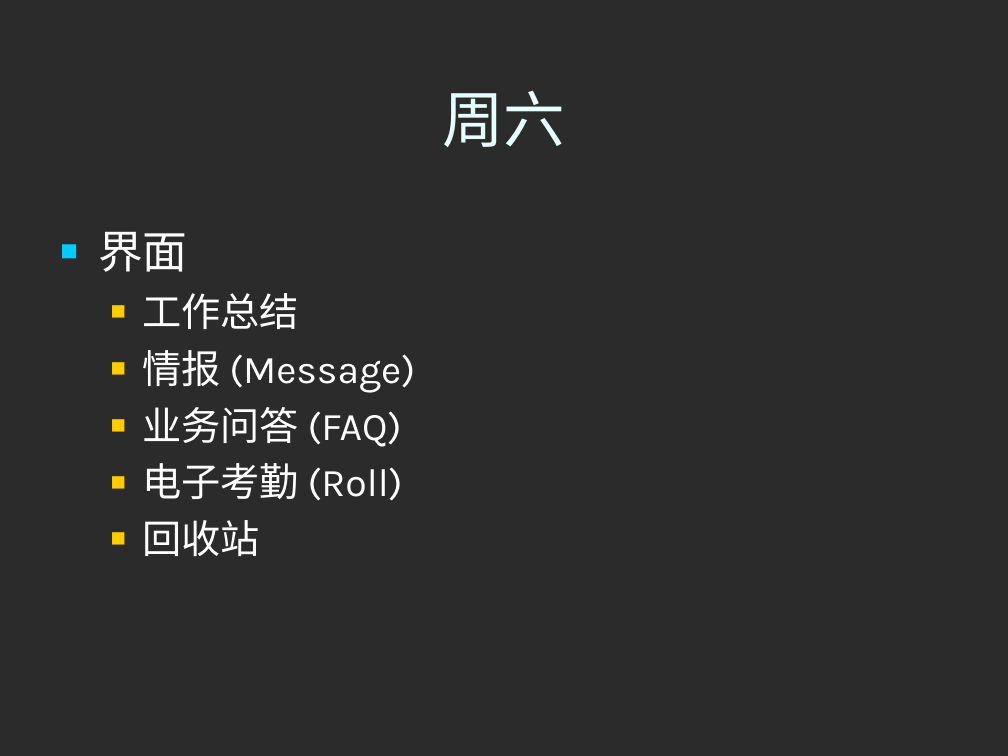
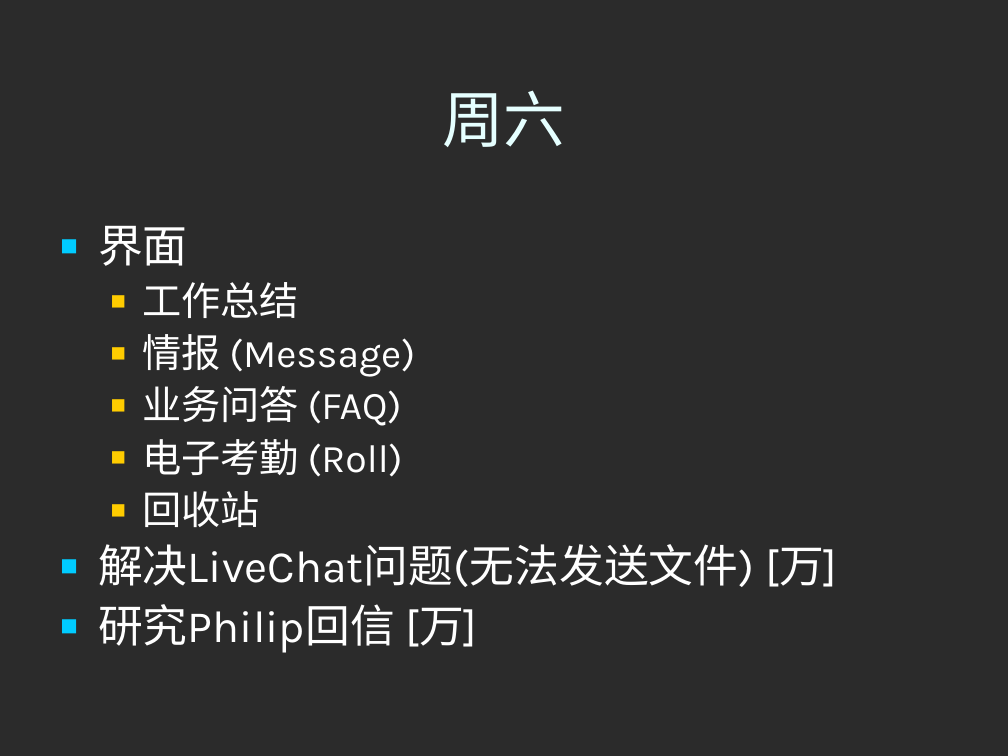
Before and after one commit to honj51/ideacode, a slide deck: slide 4 of doc/工作计划/2009Week41.ppt. Drawn at 1008x756 pixels with LibreOffice and Linux fonts; fonts in the diff are those of the drawing; background and template pictures are left out; a plain dark background stands for a picture behind light text. Boxes give left, top, right and bottom in pixels: in the first picture for what was removed or moved away, otherwise in the second. Text is boxed around its words. In the diff, an @@ line names an element or a change of style, - is before the commit and + after.

```diff
--- a/doc/工作计划/2009Week41.ppt
+++ b/doc/工作计划/2009Week41.ppt
@@ text at bbox=[98, 225, 415, 527]: line spacing 1 to 0.9 @@
@@ text at bbox=[98, 544, 837, 653]: paragraphs added @@
+■ 解决LiveChat问题(无法发送文件) [万]
+■ 研究Philip回信 [万]
```
Also in this commit, not shown: 1 other slide changed.
